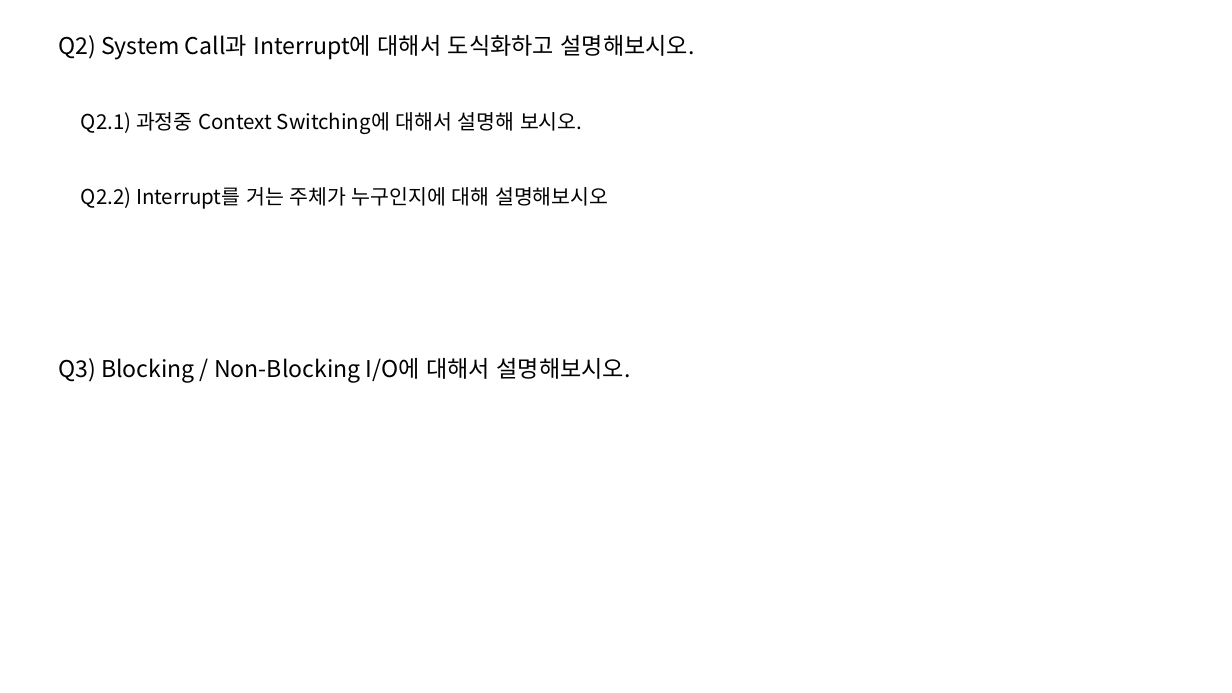
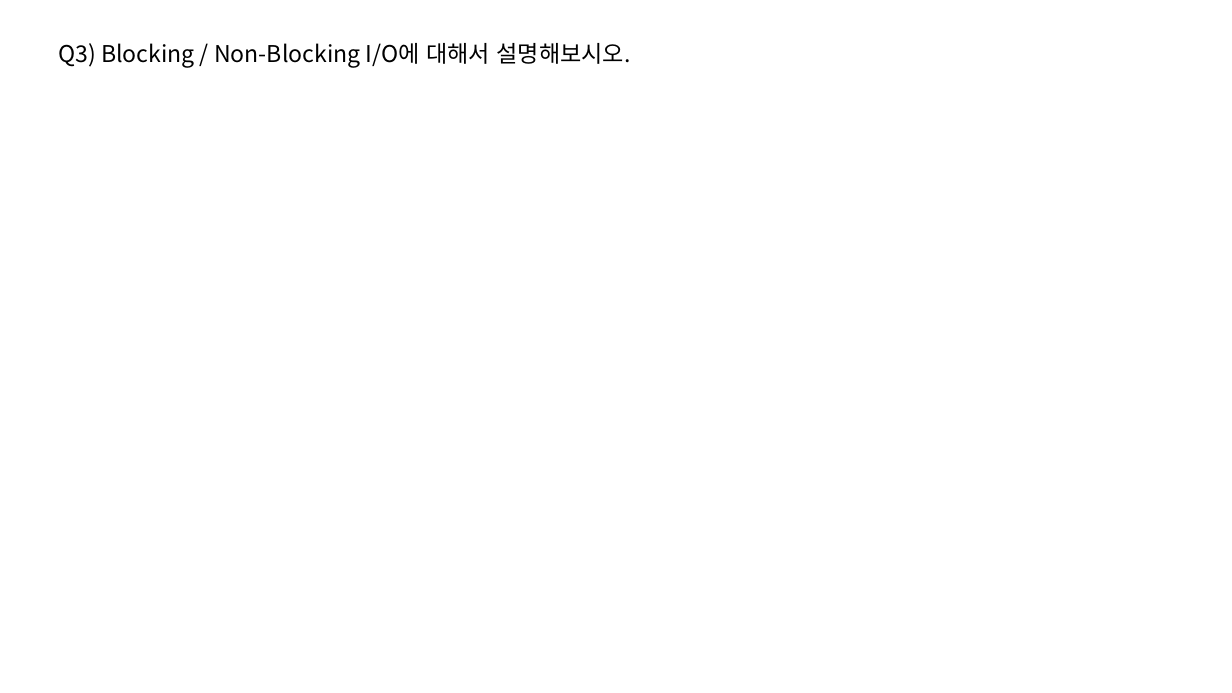
Before and after one commit to taehyuklee/C-CppStudy, a slide deck: slide 7 of CSwithC/CS-explanation.pptx (slide 5 before the commit). Drawn at 1232x693 pixels with LibreOffice and Linux fonts; fonts in the diff are those of the drawing. Boxes give left, top, right and bottom in pixels: in the first picture for what was removed or moved away, otherwise in the second. Text is boxed around its words. In the diff, an @@ line names an element or a change of style, - is before the commit and + after.

Commit message:
commit) CS

```diff
--- a/CSwithC/CS-explanation.pptx
+++ b/CSwithC/CS-explanation.pptx
@@ text "Q3) Blocking / Non-Blocking I/O에 ...": place and size @@
-text "Q3) Blocking / Non-Blocking I/O에 ..." at [58, 358, 631, 383]
+text "Q3) Blocking / Non-Blocking I/O에 ..." at [58, 43, 631, 68]
@@ text removed at [58, 35, 695, 59] @@
-Q2) System Call과 Interrupt에 대해서 도식화하고 설명해보시오.
@@ text removed at [81, 112, 582, 134] @@
-Q2.1) 과정중 Context Switching에 대해서 설명해 보시오.
@@ text removed at [81, 187, 608, 209] @@
-Q2.2) Interrupt를 거는 주체가 누구인지에 대해 설명해보시오
```
Also in this commit, not shown: 2 other slides changed, 2 slides added.
